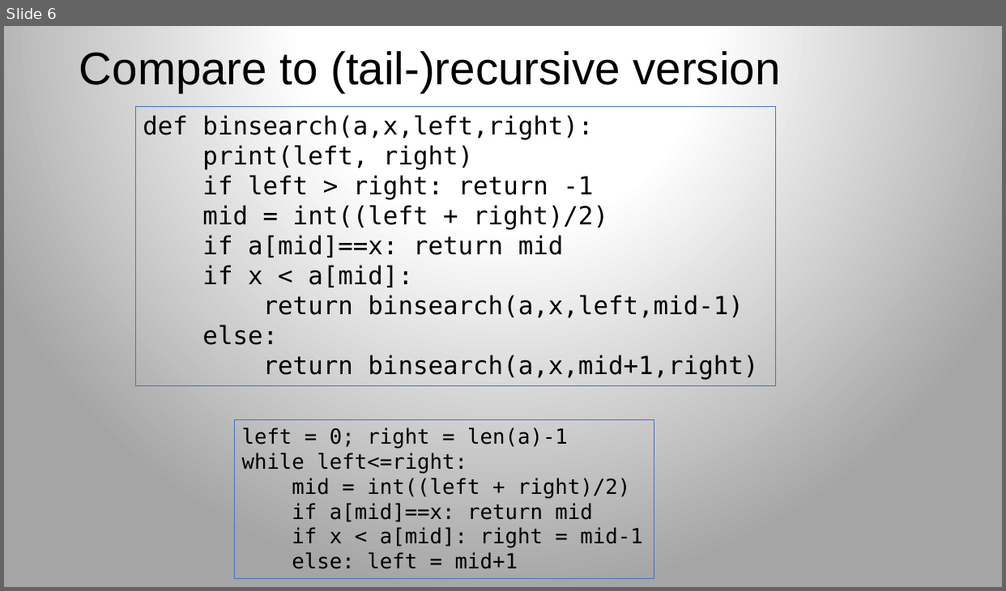
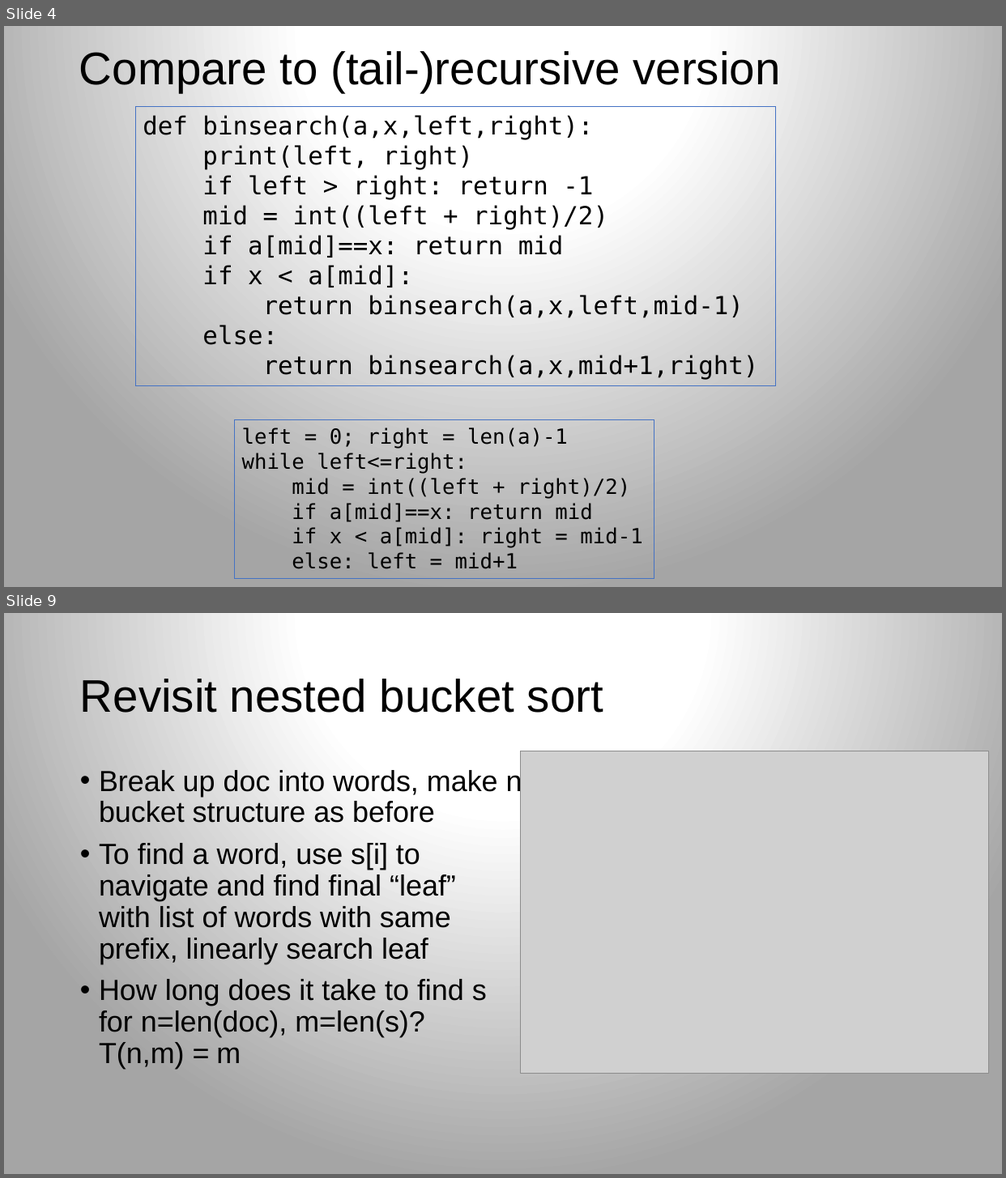
Before and after one commit to parrt/msds689, a slide deck: notes/searching.pptx. Shown one above the other, each under a label of ours: slide 6 before the commit, slides 4 and 9 after it; the slides between them are not shown. The pictures are 1006x591 and 1006x1178 pixels, drawn with LibreOffice and Linux fonts; fonts in the diff are those of the drawing; grey boxes stand for pictures; background and template pictures are left out. Boxes give left, top, right and bottom in pixels: in the first picture for what was removed or moved away, otherwise in the second. Text is boxed around its words. In the diff, an @@ line names an element or a change of style, - is before the commit and + after.

```diff
--- a/notes/searching.pptx
+++ b/notes/searching.pptx
@@ slide 9 added at (4,613,1002,1174), background gradient #FFFFFF to #A5A5A5 @@
@@ title added at (80,679,603,713), 44 pt, text #000000 @@
+Revisit nested bucket sort
@@ picture added at (521,752,989,1073) @@
@@ text added at (99,769,594,1069), 28 pt, text #000000 @@
+• Break up doc into words, make nested
+  bucket structure as before
+• To find a word, use s[i] to
+  navigate and find final “leaf”
+  with list of words with same
+  prefix, linearly search leaf
+• How long does it take to find s
+  for n=len(doc), m=len(s)?
+  T(n,m) =
@@ text added at (216,1047,241,1063), 28 pt, text #000000 @@
+m
@@ what was slide 6 is now slide 4 @@
```
Also in this commit, not shown: 3 slides changed, 3 other slides added, 4 other files.
